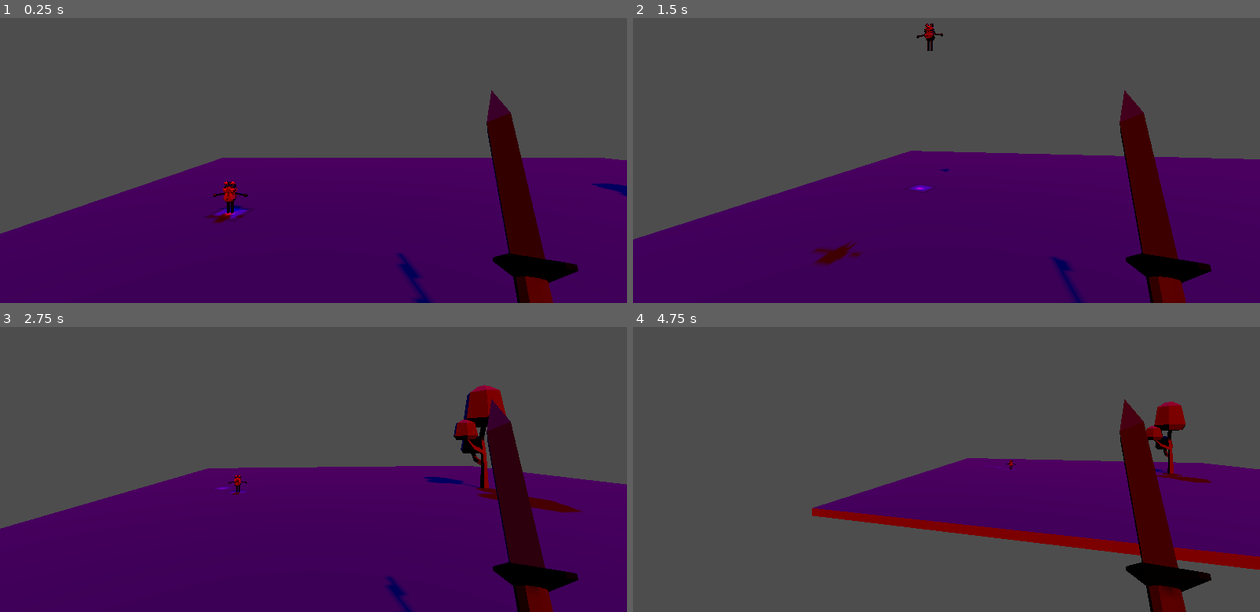
Above: before the commit, frames 1-4 (two rows, left to right).
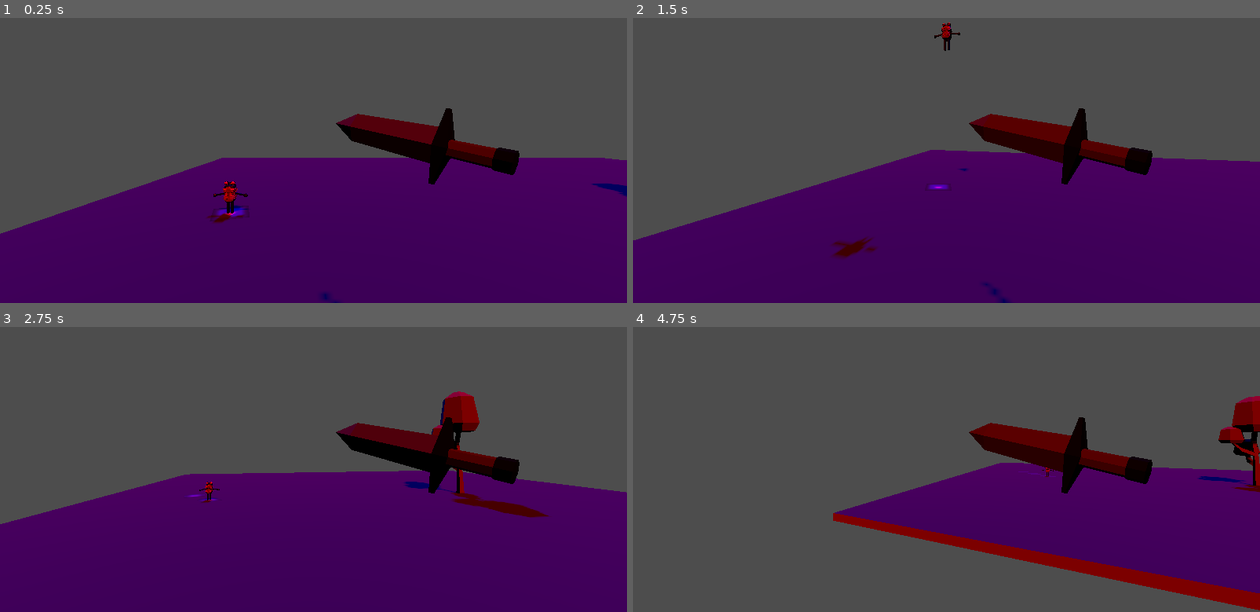
Above: after the commit, the same moments.

Repository: soetgdeznsgk/Nombre_Cherenkov
Game: Godot game, scene res://logic/scenes/escenario.tscn
Two runs of this game, one before a commit and one after it. Both use one fixed random seed, a clock stepped at 60 frames per second and the inputs below. The engine's default icon, where the game draws it, is replaced by a stand-in: a white triangle on a blue panel in a dark square.
Inputs (mouse positions are in pixels of both pictures, inside the frame that each line leads up to):
- Up to frame 1 (0.25 s): no input
- Up to frame 2 (1.5 s): tap Enter at 0.5 s; move the mouse to (977, 126) at 0.52 s; move the mouse to (915, 129) at 1.27 s; hold S (MoveBackwards) from 1.28 s (still down)
- Up to frame 3 (2.75 s): move the mouse to (326, 429) at 2.02 s; release S (MoveBackwards) at 2.03 s
- Up to frame 4 (4.75 s): tap Space at 2.75 s; move the mouse to (940, 441) at 2.77 s; move the mouse to (990, 441) at 3.52 s; hold S (MoveBackwards) from 3.53 s (still down); move the mouse to (896, 432) at 4.27 s

The runs differ from the first frame. In frame 1, 7.0% of the frame differs, in the area x 32-93%, y 25-100%; in frame 2, 8.3%; in frame 3, 11%; in frame 4, 17%, in the area x 28-100%, y 24-100%.

Commit message:
añado una versión (semi?)estable del proceso de limpiado del trapero

Diff:
--- a/logic/ambient_scripts/floor.gd
+++ b/logic/ambient_scripts/floor.gd
@@ -17,7 +17,7 @@
 
 func spawn_splot(v : Vector3) -> void:
 	var nsplot : Node3D = splot_ref.instantiate()
-	nsplot._set_geometric_info(adjustmentMatrix)
+	nsplot._set_geometric_info(transform)
 	nsplot.position = v * adjustmentMatrix
 	nsplot.position.y += 0.6 # para evitar montonera, hay que implementar una rutina de sobreposición en splot.tscn
 	add_child(nsplot)
--- a/logic/scenes/jugador.tscn
+++ b/logic/scenes/jugador.tscn
@@ -40,22 +40,24 @@
 		v.y -= (event.relative.x * 0.2)
 		v.x -= (event.relative.y * 0.2)
 		v.x = clamp(v.x,-80,90)
-	if event is InputEventMouseButton:
-		currSelection = $RayCast3D.get_collider()
-		if currSelection != null:
-			if currSelection.get_parent().is_in_group(\"Charcos\"):
-				print($RayCast3D.get_collision_point())
-				currSelection.get_parent().spawn_hole($RayCast3D.get_collision_point())
+
 
 func _physics_process(delta):
 	self.rotation_degrees.x = v.x
 	rotation_degrees.y = v.y
 
+	if Input.is_mouse_button_pressed(1): #codigo horrible que necesita URGENTEMENTE refactorizar
+		currSelection = $RayCast3D.get_collider()
+		if currSelection != null:
+			if currSelection.get_parent().is_in_group(\"Charcos\"):
+				#print(\"IMPACTO GLOBAL EN: \",$RayCast3D.get_collision_point(), \"---\")
+				currSelection.get_parent().spawn_hole($RayCast3D.get_collision_point())
+
 func updateDetectionExceptions() -> void:
+	await get_tree().process_frame
 	$RayCast3D.add_exception($\"..\")
-	#await get_tree().physics_frame # TODO resolver que el raycast ignore los nodos irrelevantes
-	#for nodo in $NodosDeNavegacion.get_children():
-		#$RayCast3D.add_exception(nodo)
+	for node in get_tree().get_nodes_in_group(\"NodosNavegacion\"): # TODO averiguar qué otros nodos necesitan ignorarse
+		$RayCast3D.add_exception(node)
 "
 
 [sub_resource type="CapsuleShape3D" id="CapsuleShape3D_pnppo"]
@@ -71,14 +73,13 @@
 script = SubResource("GDScript_lemkd")
 
 [node name="trapero" parent="Camera3D" instance=ExtResource("1_vkm6e")]
-transform = Transform3D(-0.0276369, 0.0346844, -0.195021, 0.0922584, 0.176502, 0.0183167, 0.175284, -0.0874305, -0.0403895, 1.54878, -1.28759, -1.59314)
+transform = Transform3D(0.0194896, -0.0573295, -0.0732017, 0.0928799, 0.0154613, 0.01262, 0.00429787, -0.0741571, 0.0592221, 0.711, -0.120475, -1.02)
 
 [node name="RayCast3D" type="RayCast3D" parent="Camera3D"]
 target_position = Vector3(0.21, 0, -3)
 hit_back_faces = false
 collide_with_areas = true
 debug_shape_custom_color = Color(0.552941, 0.435294, 0.141176, 0)
-debug_shape_thickness = 5
 
 [node name="CollisionShape3D" type="CollisionShape3D" parent="."]
 transform = Transform3D(0.999999, -0.00134197, 0.000845586, 0.00134066, 0.999998, 0.00154888, -0.000847652, -0.00154775, 0.999998, 0, 0, 0)
--- a/logic/scenes/rana.tscn
+++ b/logic/scenes/rana.tscn
@@ -1,6 +1,6 @@
 [gd_scene load_steps=4 format=3 uid="uid://bssh5jmisvkq6"]
 
-[ext_resource type="PackedScene" uid="uid://b6w8j16eimh6c" path="res://low_poly_frog/scene.gltf" id="1_fmd61"]
+[ext_resource type="PackedScene" uid="uid://b6w8j16eimh6c" path="res://logic/low_poly_frog/scene.gltf" id="1_fmd61"]
 [ext_resource type="Script" path="res://logic/ambient_scripts/rana.gd" id="1_q8mnp"]
 
 [sub_resource type="BoxShape3D" id="BoxShape3D_clbxc"]
--- a/logic/scenes/splot.gd
+++ b/logic/scenes/splot.gd
@@ -2,22 +2,33 @@
 
 @onready var holes_ref := preload("res://logic/scenes/splot_hole.tscn")
 var fatherTransformation : Transform3D
-# Para los huecos, TODO es implementar una respuesta a
+
+@export var maxHuecos := 7
+@export var hueco_cooldown := 0.3
+
 
 func _set_geometric_info(t : Transform3D) -> void:
 	fatherTransformation = t
 
 func _ready() -> void:
-	transform = transform.rotated_local(Vector3.UP, randf() * 4)
+	transform = transform.rotated_local(Vector3.FORWARD, randf() * 4)
 	GlobalInfo.jugador_trapea.connect(spawn_hole)
 
 func _physics_process(delta: float) -> void:
-	if Input.is_action_just_pressed("MoveBackwards"):
-		spawn_hole(position)
+	#if Input.is_action_just_pressed("MoveBackwards"): DEBUG
+		#spawn_hole(position)
+	pass
 
 func spawn_hole(v: Vector3) -> void:
-	v = GeometricToolbox.y_offset_vector_to_0(v)
-	var hole := holes_ref.instantiate()
-	hole.position = fatherTransformation * transform.affine_inverse() * v # TODO no está apareciendo donde debe, arreglar
-	print(position.distance_to(v))
-	$MeshInstance3D.add_child(hole)
+	if $MeshInstance3D.get_child_count() < maxHuecos:
+		if $Timer.is_stopped():
+			v = GeometricToolbox.y_offset_vector_to_0(v)
+			var hole := holes_ref.instantiate()
+			hole.position = (fatherTransformation * transform).affine_inverse() * v
+			hole.position.z = 0
+			$MeshInstance3D.add_child(hole)
+			$Timer.start(hueco_cooldown)
+		else:
+			pass
+	else:
+		queue_free()
--- a/logic/scenes/splot.tscn
+++ b/logic/scenes/splot.tscn
@@ -1,8 +1,7 @@
-[gd_scene load_steps=7 format=3 uid="uid://bvsuhho1i86dg"]
+[gd_scene load_steps=6 format=3 uid="uid://bvsuhho1i86dg"]
 
 [ext_resource type="Texture2D" uid="uid://dy0651v37mfxf" path="res://icon.svg" id="1_0756d"]
 [ext_resource type="Script" path="res://logic/scenes/splot.gd" id="1_nr8lu"]
-[ext_resource type="PackedScene" uid="uid://yyru1sxohr7" path="res://logic/scenes/splot_hole.tscn" id="3_kmca2"]
 
 [sub_resource type="QuadMesh" id="QuadMesh_4toat"]
 
@@ -11,21 +10,23 @@
 
 [sub_resource type="CylinderShape3D" id="CylinderShape3D_elab6"]
 height = 0.0292323
+radius = 0.470147
 
 [node name="splot" type="Node3D" groups=["Charcos"]]
-transform = Transform3D(0.1, 0, 0, 0, 0.1, 0, 0, 0, 0.1, 0, 0, 0)
-rotation_edit_mode = 1
+transform = Transform3D(0.1, 0, 0, 0, -4.37114e-09, 0.1, 0, -0.1, -4.37114e-09, 0, 0, 0)
 script = ExtResource("1_nr8lu")
 
 [node name="MeshInstance3D" type="CSGMesh3D" parent="."]
-transform = Transform3D(1, 0, 0, 0, 1.19249e-08, 1, 0, -1, 1.19249e-08, 0, 0, 0)
+transform = Transform3D(1, 0, 0, 0, 0.972647, 0, 0, 0, 1, 0, 0, 0)
 mesh = SubResource("QuadMesh_4toat")
 material = SubResource("StandardMaterial3D_5fmjb")
-
-[node name="CSGMesh3D" parent="MeshInstance3D" instance=ExtResource("3_kmca2")]
-visible = false
 
 [node name="Area3D" type="Area3D" parent="."]
 
 [node name="CollisionShape3D" type="CollisionShape3D" parent="Area3D"]
+transform = Transform3D(1, 0, 0, 0, -4.37114e-08, -1, 0, 1, -4.37114e-08, 0, 0, 0)
 shape = SubResource("CylinderShape3D_elab6")
+
+[node name="Timer" type="Timer" parent="."]
+wait_time = 0.3
+one_shot = true
--- a/logic/scenes/splot_hole.tscn
+++ b/logic/scenes/splot_hole.tscn
@@ -2,8 +2,9 @@
 
 [sub_resource type="PlaneMesh" id="PlaneMesh_nu155"]
 
-[node name="CSGMesh3D" type="CSGMesh3D"]
-transform = Transform3D(-0.105, 0, 0, 0, 4.5897e-09, 0.105, 0, -0.105, 4.5897e-09, 0, 0, 0)
+[node name="splot hole" type="CSGMesh3D"]
+transform = Transform3D(-0.225, 0, 0, 0, 9.83506e-09, 0.225, 0, -0.225, 9.83506e-09, 0, 0, 0)
 operation = 2
 snap = 1e-06
+calculate_tangents = false
 mesh = SubResource("PlaneMesh_nu155")
--- a/project.godot
+++ b/project.godot
@@ -19,6 +19,11 @@
 
 GlobalInfo="*res://logic/global_scripts/global_info.gd"
 GeometricToolbox="*res://logic/global_scripts/geometric_toolbox.gd"
+
+[display]
+
+window/size/viewport_width=1728
+window/size/viewport_height=972
 
 [global_group]
 
Renamed: low_poly_frog/license.txt -> logic/low_poly_frog/license.txt
Renamed: low_poly_frog/scene.bin -> logic/low_poly_frog/scene.bin
Renamed: low_poly_frog/scene.gltf -> logic/low_poly_frog/scene.gltf
Not shown, changed: logic/low_poly_frog/scene.gltf.import
